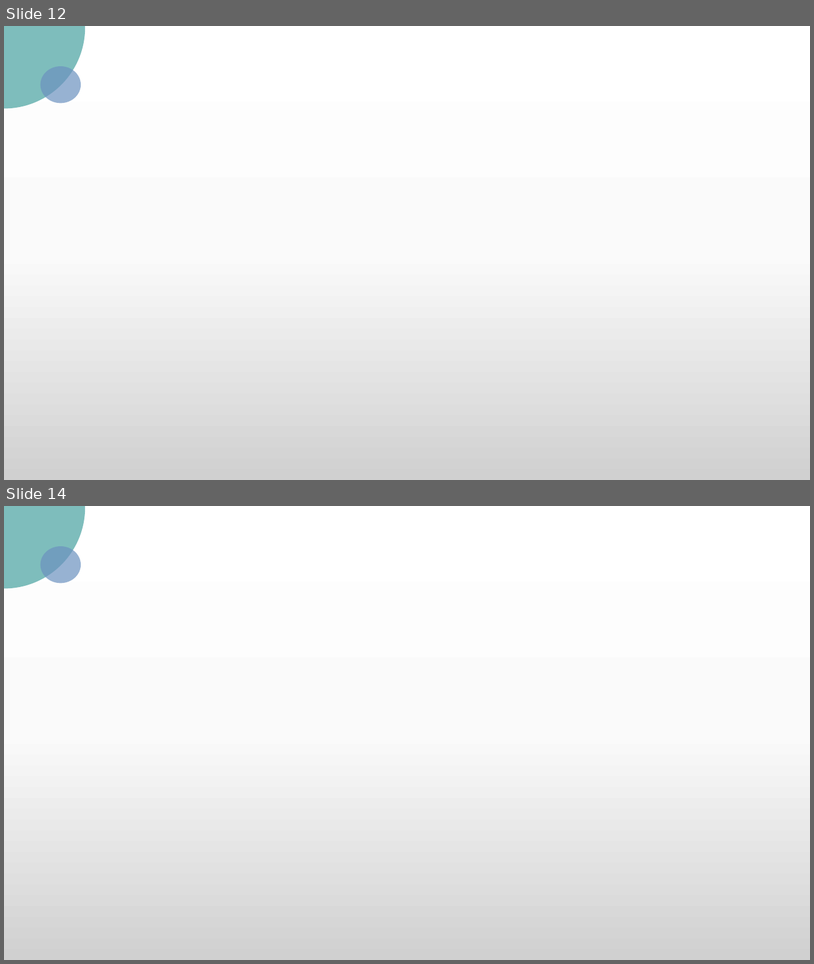
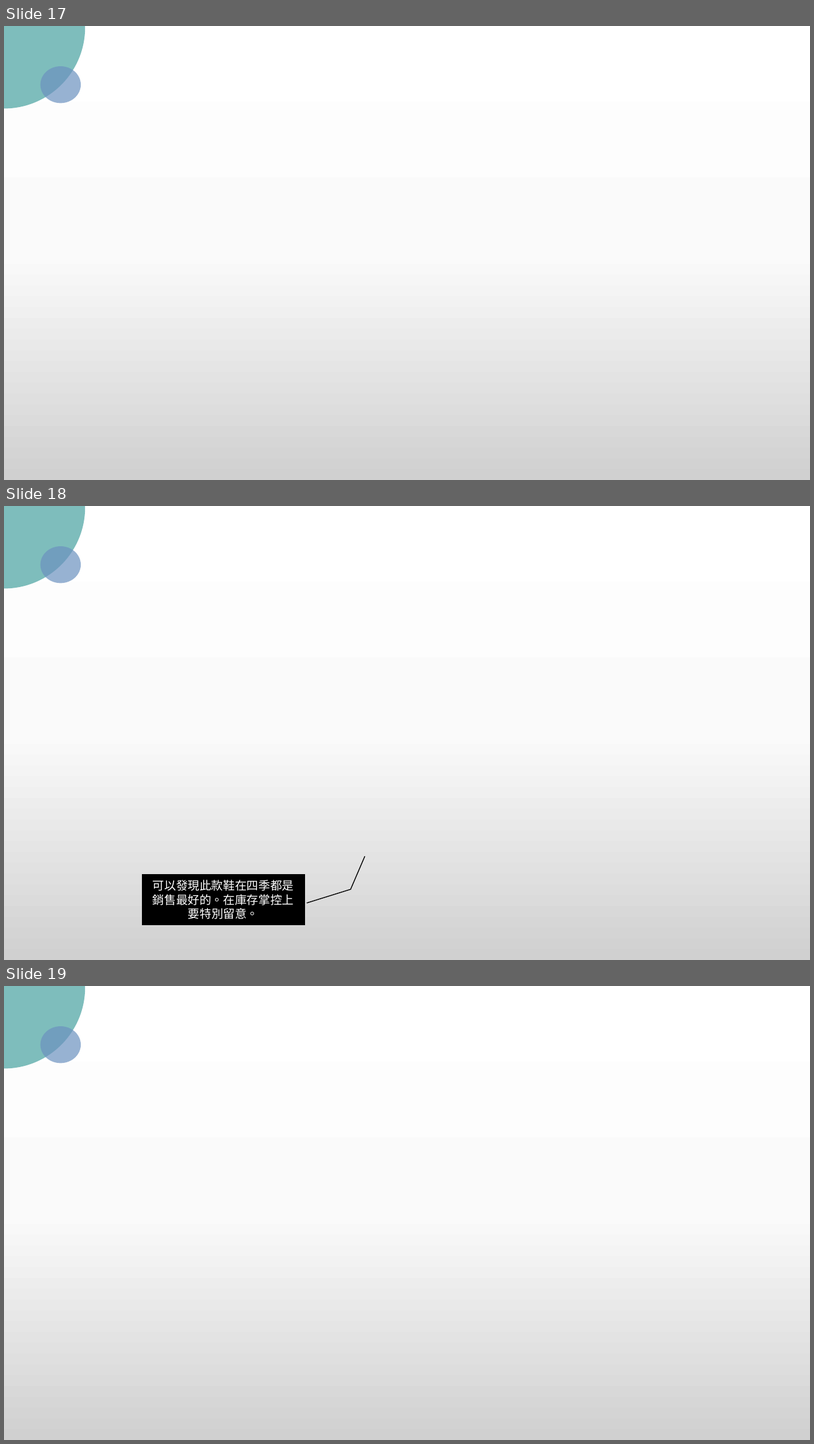
Before and after one commit to Crystal9202/SideProject02-DataAnalysis, a slide deck: Sideprojetc.pptx. Shown one above the other, each under a label of ours: slides 12 and 14 before the commit, slides 17, 18 and 19 after it; the slides between them are not shown. The pictures are 814x964 and 814x1444 pixels, drawn with LibreOffice and Linux fonts; fonts in the diff are those of the drawing; background and template pictures are left out. Boxes give left, top, right and bottom in pixels: in the first picture for what was removed or moved away, otherwise in the second. Text is boxed around its words. In the diff, an @@ line names an element or a change of style, - is before the commit and + after.

```diff
--- a/Sideprojetc.pptx
+++ b/Sideprojetc.pptx
@@ slide 18 added at box(4, 506, 810, 960), background picture (left out) @@
@@ ellipse added at box(4, 506, 85, 588), fill #48A2A0 at 70% opacity @@
@@ ellipse added at box(40, 547, 81, 583), fill #6C92C0 at 70% opacity @@
@@ border callout added at box(143, 874, 305, 924), fill #000000, outline #000000 1 pt, 14 pt, text #FFFFFF @@
+可以發現此款鞋在四季都是銷售最好的。在庫存掌控上要特別留意。
@@ what was slide 12 is now slide 17 @@
@@ what was slide 14 is now slide 19 @@
```
Also in this commit, not shown: 3 slides changed, 14 other slides added, 8 slides removed, 3 other files.
